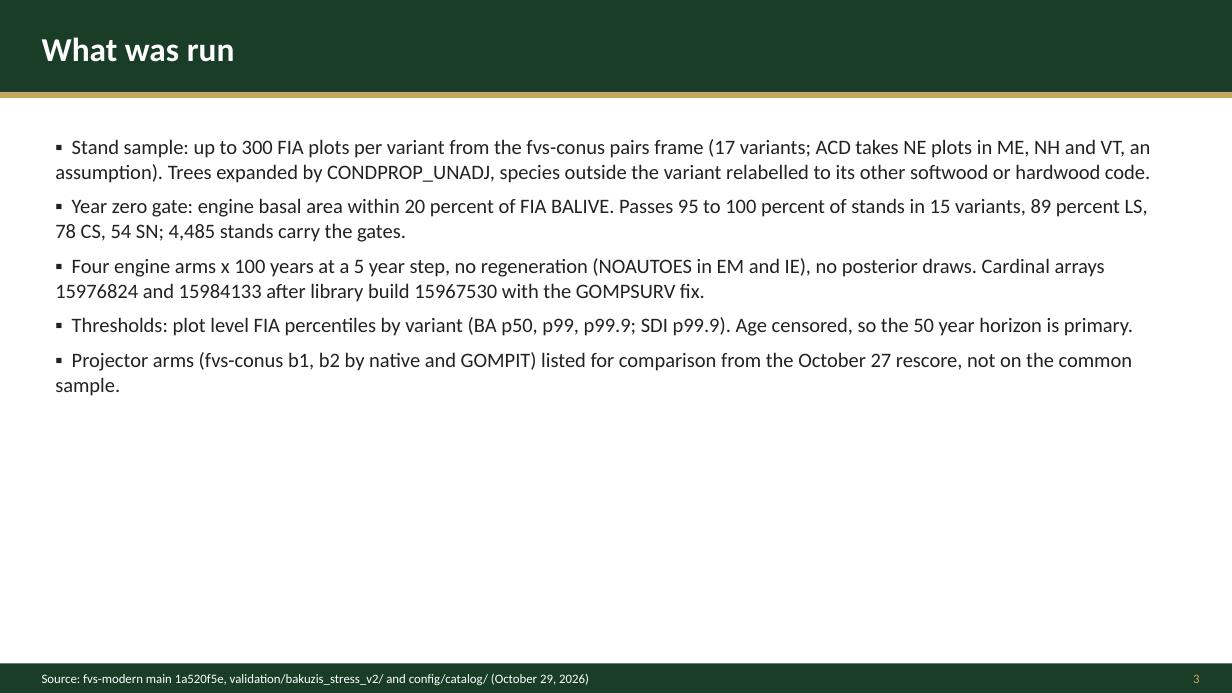
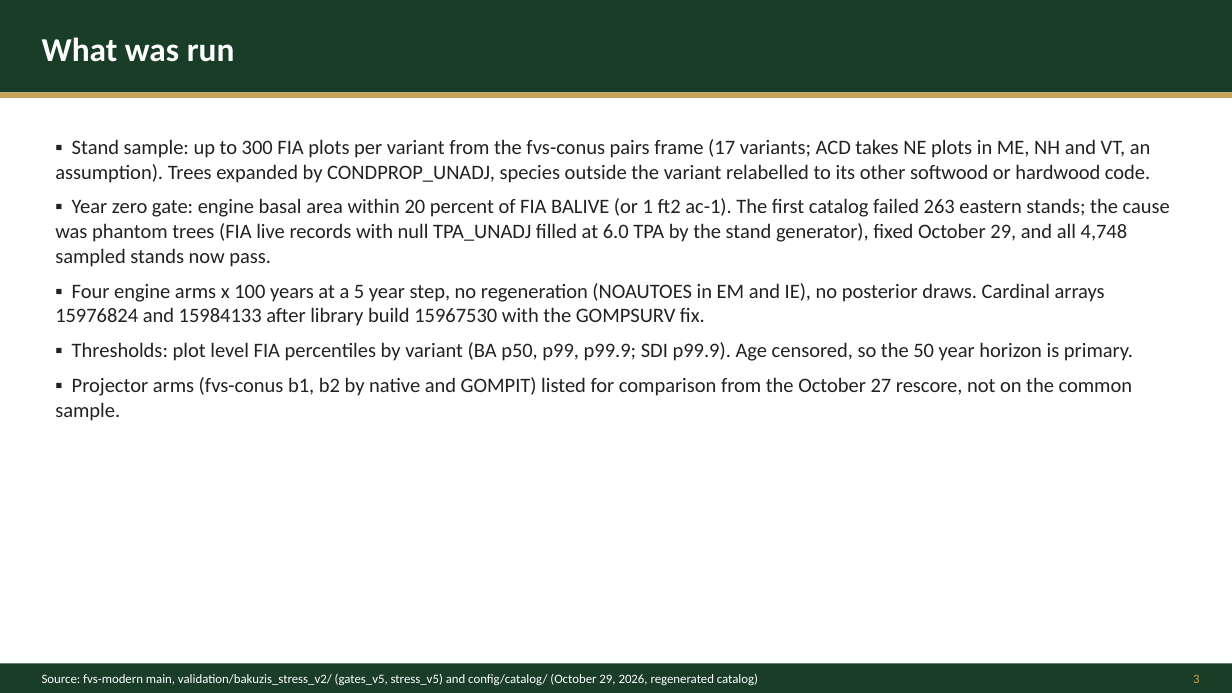
Before and after one commit to advanced-forestry-systems/fvs-modern, a slide deck: slide 3 of validation/bakuzis_stress_v2/release_20261029/deck/2026-10-29_fvs-modern-catalog-deck_DRAFT.pptx. Drawn at 1232x693 pixels with LibreOffice and Linux fonts; fonts in the diff are those of the drawing. Boxes give left, top, right and bottom in pixels: in the first picture for what was removed or moved away, otherwise in the second. Text is boxed around its words. In the diff, an @@ line names an element or a change of style, - is before the commit and + after.

```diff
--- a/validation/bakuzis_stress_v2/release_20261029/deck/2026-10-29_fvs-modern-catalog-deck_DRAFT.pptx
+++ b/validation/bakuzis_stress_v2/release_20261029/deck/2026-10-29_fvs-modern-catalog-deck_DRAFT.pptx
@@ text at (55, 198, 1170, 267): text changed @@
-▪ Year zero gate: engine basal area within 20 percent of FIA BALIVE. Passes 95 to 100 percent of stands in 15 variants, 89 percent LS, 78 CS, 54 SN; 4,485 stands carry the gates.
+▪ Year zero gate: engine basal area within 20 percent of FIA BALIVE (or 1 ft2 ac-1). The first catalog failed 263 eastern stands; the cause was phantom trees (FIA live records with null TPA_UNADJ filled at 6.0 TPA by the stand generator), fixed October 29, and all 4,748 sampled stands now pass.
@@ text at (42, 674, 758, 685): text changed @@
-Source: fvs-modern main 1a520f5e, validation/bakuzis_stress_v2/ and config/catalog/ (October 29, 2026)
+Source: fvs-modern main, validation/bakuzis_stress_v2/ (gates_v5, stress_v5) and config/catalog/ (October 29, 2026, regenerated catalog)
```
Also in this commit, not shown: 10 other slides changed, 40 other files.
